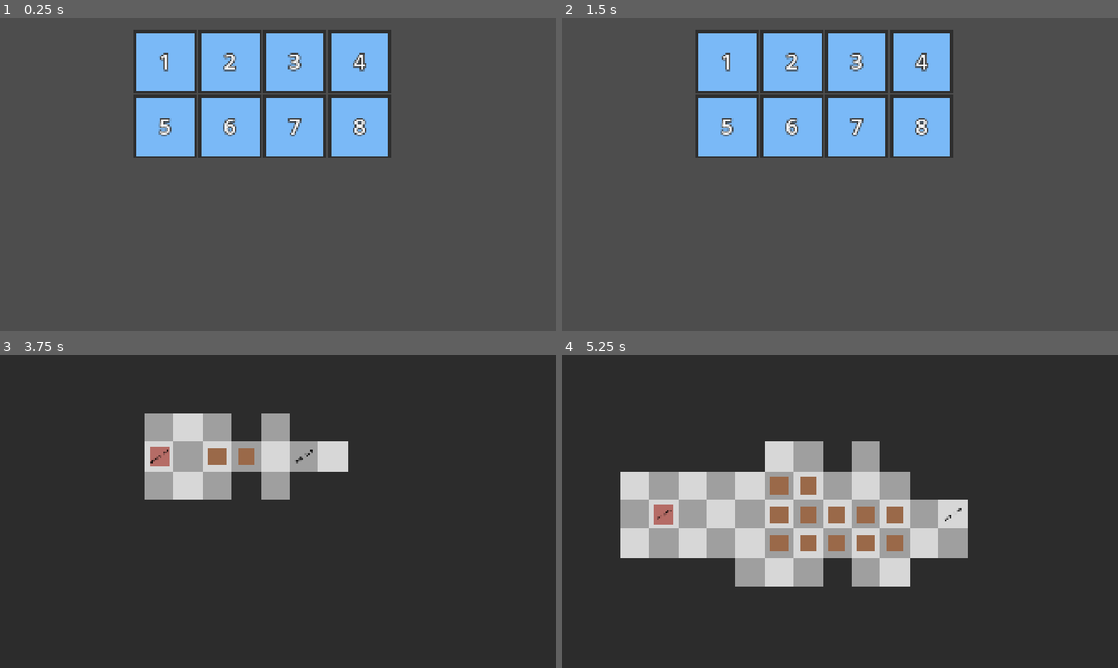
Above: before the commit, frames 1-4 (two rows, left to right).
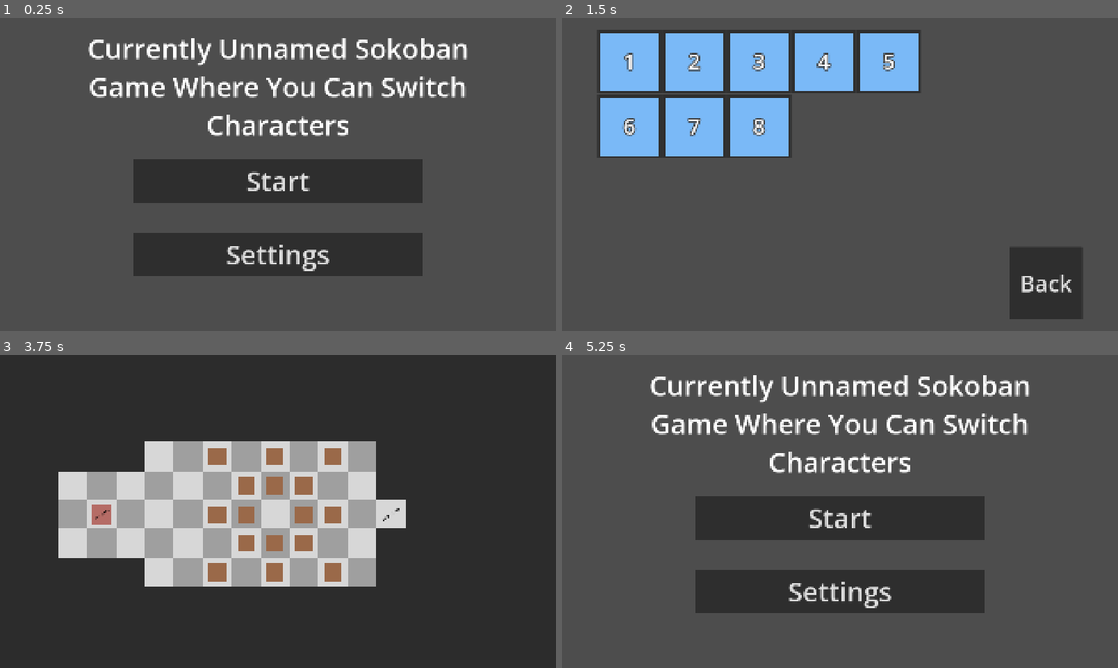
Above: after the commit, the same moments.

Repository: somestufz/GDS-Game-Jam-Repo
Game: Godot game, scene res://scenes/main/game.tscn
Two runs of this game, one before a commit and one after it. Both use one fixed random seed, a clock stepped at 60 frames per second and the inputs below. This scene is started directly instead of the project's main scene.
Inputs (mouse positions are in pixels of both pictures, inside the frame that each line leads up to):
- Up to frame 1 (0.25 s): no input
- Up to frame 2 (1.5 s): click (840, 255) at 0.5 s, where only the run after the commit has a clickable "Settings"; click (840, 180) at 1.25 s, where only the run after the commit has a clickable "Start"
- Up to frame 3 (3.75 s): click (483, 621) at 2 s, where only the run after the commit has a clickable "Back"; click (278, 517) at 2.75 s, where only the run after the commit has a clickable "Start"; tap Enter at 3.5 s; move the mouse to (166, 398) at 3.52 s; hold D (move_right) from 3.53 s (still down); tap Space (ability) at 3.6 s; click (166, 398) at 3.67 s
- Up to frame 4 (5.25 s): tap R (restart) at 4.25, 5 s; move the mouse to (728, 527) at 4.27 s; release D (move_right) at 4.28 s; hold S (move_down) 4.28-5.03 s; tap Shift (shift) at 4.35 s; move the mouse to (789, 398) at 5.02 s; hold D (move_right) from 5.03 s (still down); tap Z (undo) at 5.1 s; click (789, 398) at 5.17 s

The runs differ from the first frame. In frame 1, 34% of the frame differs, in the area x 15-85%, y 3-83%; in frame 2, 19%; in frame 3, 21%; in frame 4, 94%, in the area x 0-100%, y 0-100%.

Commit message:
Added an actual main menu - created a UI_controller script - this lets you swap between menus on the fly - added a basic main menu - added a back button

Diff:
--- a/Main/Sokoban/scenes/UI/level_grid.gd
+++ b/Main/Sokoban/scenes/UI/level_grid.gd
@@ -1,6 +1,7 @@
 extends GridContainer
 
-@onready var level_manager: LevelManager = $"../../../LevelManager"
+@onready var level_manager: LevelManager = $"../../../../LevelManager"
+@onready var ui: Control = $"../../.."
 
 @export var level_container: PackedScene
 
@@ -15,5 +16,5 @@
 		id += 1
 
 func _on_level_selected(id):
-	hide()
+	ui.set_current_menu("Game")
 	level_manager.load_to_level(id)
--- /dev/null
+++ b/Main/Sokoban/scenes/UI/level_select.gd
@@ -0,0 +1,6 @@
+extends HBoxContainer
+
+@onready var ui: Control = $".."
+
+func _on_back_pressed() -> void:
+	ui.set_current_menu("MainMenu")
--- /dev/null
+++ b/Main/Sokoban/scenes/UI/main_menu.gd
@@ -0,0 +1,6 @@
+extends VBoxContainer
+
+@onready var ui: Control = $".."
+
+func _on_start_pressed() -> void:
+	ui.set_current_menu("LevelSelect")
--- /dev/null
+++ b/Main/Sokoban/scenes/UI/ui_controller.gd
@@ -0,0 +1,14 @@
+extends Control
+
+var current_menu := "MainMenu"
+
+func _ready() -> void:
+	set_current_menu("MainMenu")
+
+func set_current_menu(menu : String):
+	current_menu = menu
+	for child in get_children():
+		if child.name == current_menu:
+			child.show()
+		else:
+			child.hide()
--- a/Main/Sokoban/scenes/main/game.tscn
+++ b/Main/Sokoban/scenes/main/game.tscn
@@ -1,6 +1,9 @@
 [gd_scene format=3 uid="uid://cbbt2fxqvpp8c"]
 
 [ext_resource type="PackedScene" uid="uid://c2otnqpayam3t" path="res://scenes/main/level_manager.tscn" id="1_e64el"]
+[ext_resource type="Script" uid="uid://du2uagds7obvc" path="res://scenes/UI/ui_controller.gd" id="1_gsayk"]
+[ext_resource type="Script" uid="uid://b4pff3cwjlqu3" path="res://scenes/UI/level_select.gd" id="2_em1bs"]
+[ext_resource type="Script" uid="uid://dov67a4moryo0" path="res://scenes/UI/main_menu.gd" id="2_gf1f2"]
 [ext_resource type="Script" uid="uid://bboa8jfbcitbl" path="res://scenes/UI/level_grid.gd" id="2_ma5rq"]
 [ext_resource type="PackedScene" uid="uid://c0dp7nsxo7cn6" path="res://scenes/UI/level_container.tscn" id="3_e3dby"]
 
@@ -17,25 +20,107 @@
 anchor_bottom = 0.5
 grow_horizontal = 2
 grow_vertical = 2
+script = ExtResource("1_gsayk")
 
-[node name="ScrollContainer" type="ScrollContainer" parent="UI" unique_id=999404750]
-custom_minimum_size = Vector2(1000, 1000)
-layout_mode = 0
+[node name="LevelSelect" type="HBoxContainer" parent="UI" unique_id=242503518]
+layout_mode = 1
+anchors_preset = 8
+anchor_left = 0.5
+anchor_top = 0.5
+anchor_right = 0.5
+anchor_bottom = 0.5
+offset_left = -750.0
+offset_top = -500.0
+offset_right = 750.0
+offset_bottom = 500.0
+grow_horizontal = 2
+grow_vertical = 2
+script = ExtResource("2_em1bs")
+
+[node name="ScrollContainer" type="ScrollContainer" parent="UI/LevelSelect" unique_id=999404750]
+custom_minimum_size = Vector2(1300, 1000)
+layout_mode = 2
+size_flags_horizontal = 4
+size_flags_vertical = 4
+
+[node name="level_grid" type="GridContainer" parent="UI/LevelSelect/ScrollContainer" unique_id=1405133631]
+layout_mode = 2
+columns = 5
+script = ExtResource("2_ma5rq")
+level_container = ExtResource("3_e3dby")
+
+[node name="MarginContainer" type="MarginContainer" parent="UI/LevelSelect" unique_id=1449377725]
+layout_mode = 2
+theme_override_constants/margin_left = 120
+
+[node name="Back" type="Button" parent="UI/LevelSelect/MarginContainer" unique_id=1625386499]
+custom_minimum_size = Vector2(250, 250)
+layout_mode = 2
+size_flags_horizontal = 4
+size_flags_vertical = 8
+theme_override_font_sizes/font_size = 78
+text = "Back
+"
+
+[node name="MainMenu" type="VBoxContainer" parent="UI" unique_id=27516783]
+custom_minimum_size = Vector2(1500, 1000)
+layout_mode = 1
+anchors_preset = 8
+anchor_left = 0.5
+anchor_top = 0.5
+anchor_right = 0.5
+anchor_bottom = 0.5
 offset_left = -500.0
 offset_top = -500.0
 offset_right = 500.0
 offset_bottom = 500.0
 grow_horizontal = 2
 grow_vertical = 2
+script = ExtResource("2_gf1f2")
+
+[node name="Label" type="Label" parent="UI/MainMenu" unique_id=704680572]
+custom_minimum_size = Vector2(1500, 100)
+layout_mode = 2
+size_flags_horizontal = 4
+theme_override_font_sizes/font_size = 94
+text = "Currently Unnamed Sokoban Game Where You Can Switch Characters"
+horizontal_alignment = 1
+autowrap_mode = 2
+
+[node name="StartContainer" type="MarginContainer" parent="UI/MainMenu" unique_id=1446928906]
+layout_mode = 2
+theme_override_constants/margin_top = 50
+theme_override_constants/margin_bottom = 50
+
+[node name="Start" type="Button" parent="UI/MainMenu/StartContainer" unique_id=1512771050]
+custom_minimum_size = Vector2(1000, 150)
+layout_mode = 2
 size_flags_horizontal = 4
 size_flags_vertical = 4
+theme_override_font_sizes/font_size = 93
+text = "Start"
 
-[node name="level_grid" type="GridContainer" parent="UI/ScrollContainer" unique_id=1405133631]
+[node name="SettingsContainer" type="MarginContainer" parent="UI/MainMenu" unique_id=1613432063]
 layout_mode = 2
-columns = 4
-script = ExtResource("2_ma5rq")
-level_container = ExtResource("3_e3dby")
+theme_override_constants/margin_top = 50
+theme_override_constants/margin_bottom = 50
+
+[node name="Settings" type="Button" parent="UI/MainMenu/SettingsContainer" unique_id=212020743]
+custom_minimum_size = Vector2(1000, 150)
+layout_mode = 2
+size_flags_horizontal = 4
+size_flags_vertical = 4
+theme_override_font_sizes/font_size = 93
+text = "Settings"
+
+[node name="Game" type="Control" parent="UI" unique_id=1396552457]
+anchors_preset = 0
+offset_right = 40.0
+offset_bottom = 40.0
 
 [node name="LevelManager" parent="." unique_id=294967547 instance=ExtResource("1_e64el")]
 position = Vector2(-960, -540)
 level_names = Array[String](["res://scenes/main/levels/level_horse_1.tscn", "res://scenes/main/levels/level_horse_2.tsc …(275 unchanged characters)…
+
+[connection signal="pressed" from="UI/LevelSelect/MarginContainer/Back" to="UI/LevelSelect" method="_on_back_pressed"]
+[connection signal="pressed" from="UI/MainMenu/StartContainer/Start" to="UI/MainMenu" method="_on_start_pressed"]
Not shown, added: Main/Sokoban/scenes/UI/level_select.gd.uid
Not shown, added: Main/Sokoban/scenes/UI/main_menu.gd.uid
Not shown, added: Main/Sokoban/scenes/UI/ui_controller.gd.uid
